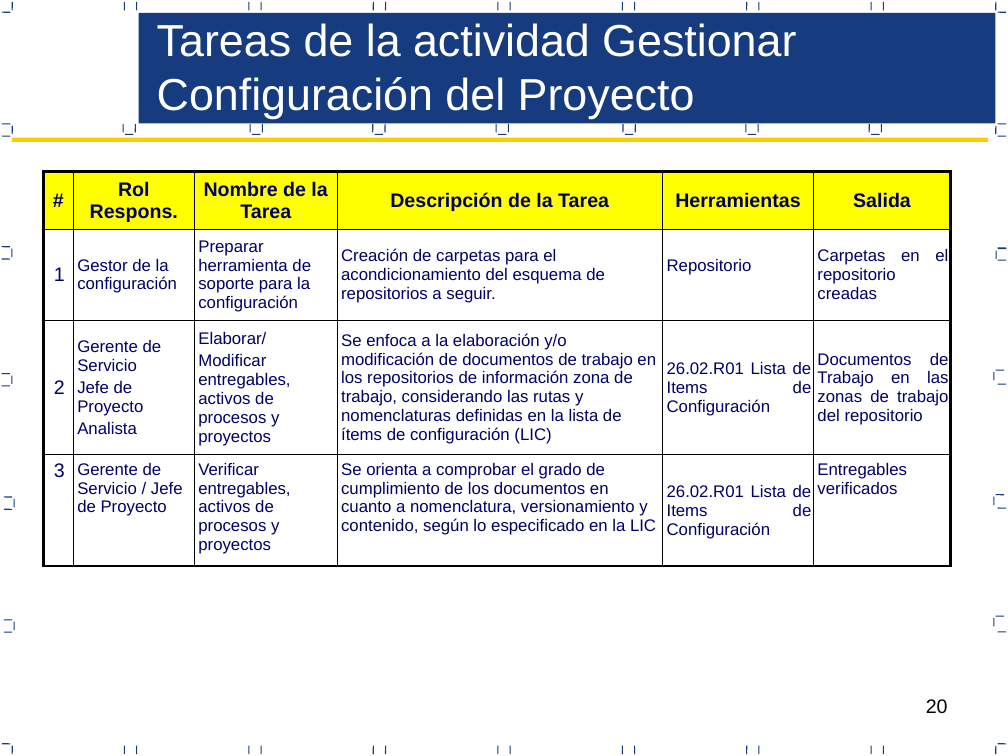
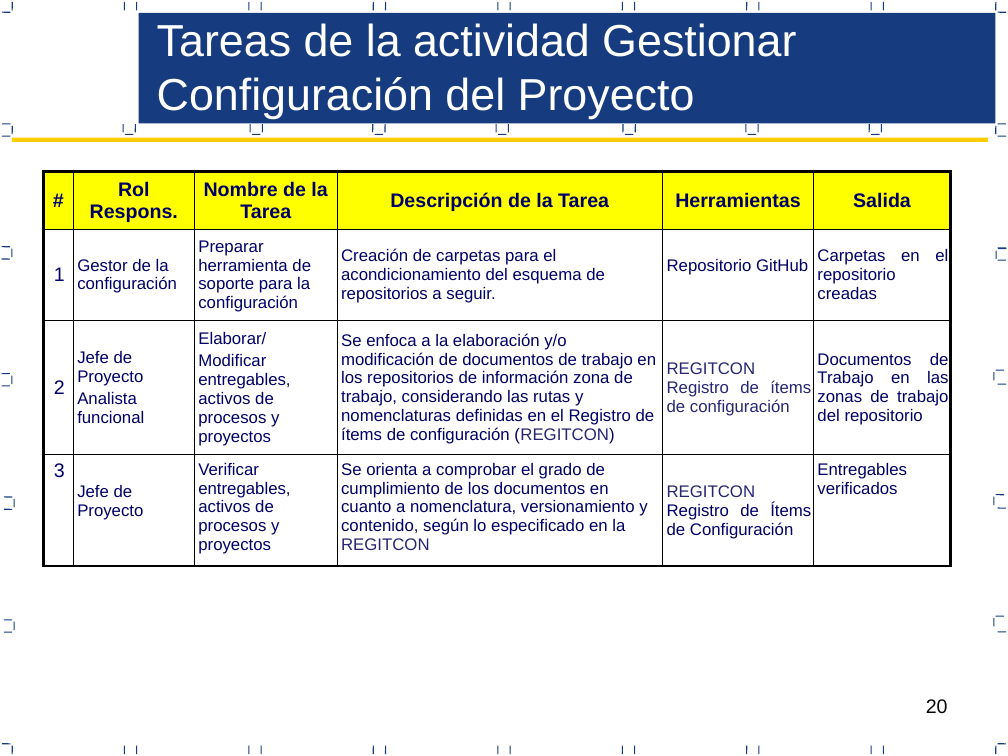
Before and after one commit to Aspersoft/Documentacion, a slide deck: slide 20 of CM/Resolucion/PGC_V 1.0_2017.pptx. Drawn at 1008x756 pixels with LibreOffice and Linux fonts; fonts in the diff are those of the drawing. Boxes give left, top, right and bottom in pixels: in the first picture for what was removed or moved away, otherwise in the second. Text is boxed around its words. In the diff, an @@ line names an element or a change of style, - is before the commit and + after.

Commit message:
Proceso de Gestión de Configuración 1.0

```diff
--- a/CM/Resolucion/PGC_V 1.0_2017.pptx
+++ b/CM/Resolucion/PGC_V 1.0_2017.pptx
@@ table at (43,171,952,566) @@
-row 2, column 5: Repositorio
+row 2, column 5: Repositorio GitHub
-row 3: 2 | Gerente de Servicio / Jefe de Proyecto / Analista | Elaborar/ / Modificar entregables, activos de procesos y proyectos | Se enfoca a la elaboración y/o modificación de documentos de trabajo en los repositorios de información zona de trabajo, considerando las rutas y nomenclaturas definidas en la lista de ítems de configuración (LIC) | 26.02.R01 Lista de Items de Configuración | Documentos de Trabajo en las zonas de trabajo del repositorio
+row 3: 2 | Jefe de Proyecto / Analista funcional | Elaborar/ / Modificar entregables, activos de procesos y proyectos | Se enfoca a la elaboración y/o modificación de documentos de trabajo en los repositorios de información zona de trabajo, considerando las rutas y nomenclaturas definidas en el Registro de ítems de configuración (REGITCON) | REGITCON Registro de ítems de configuración | Documentos de Trabajo en las zonas de trabajo del repositorio
-row 4: 3 | Gerente de Servicio / Jefe de Proyecto | Verificar entregables, activos de procesos y proyectos | Se orienta a comprobar el grado de cumplimiento de los documentos en cuanto a nomenclatura, versionamiento y contenido, según lo especificado en la LIC | 26.02.R01 Lista de Items de Configuración | Entregables verificados
+row 4: 3 | Jefe de Proyecto | Verificar entregables, activos de procesos y proyectos | Se orienta a comprobar el grado de cumplimiento de los documentos en cuanto a nomenclatura, versionamiento y contenido, según lo especificado en la REGITCON | REGITCON Registro de Ítems de Configuración | Entregables verificados
```
Also in this commit, not shown: 9 other slides changed.
